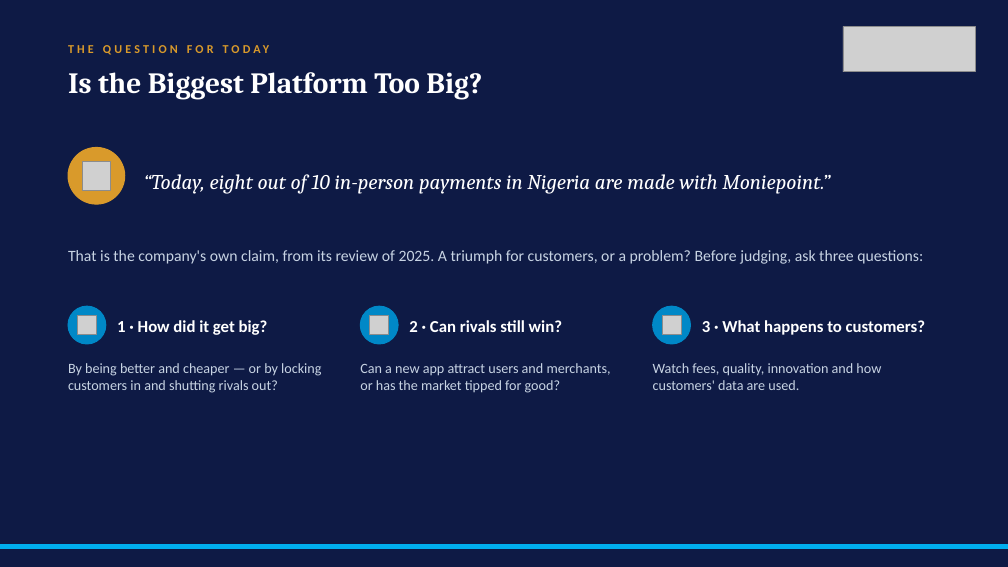
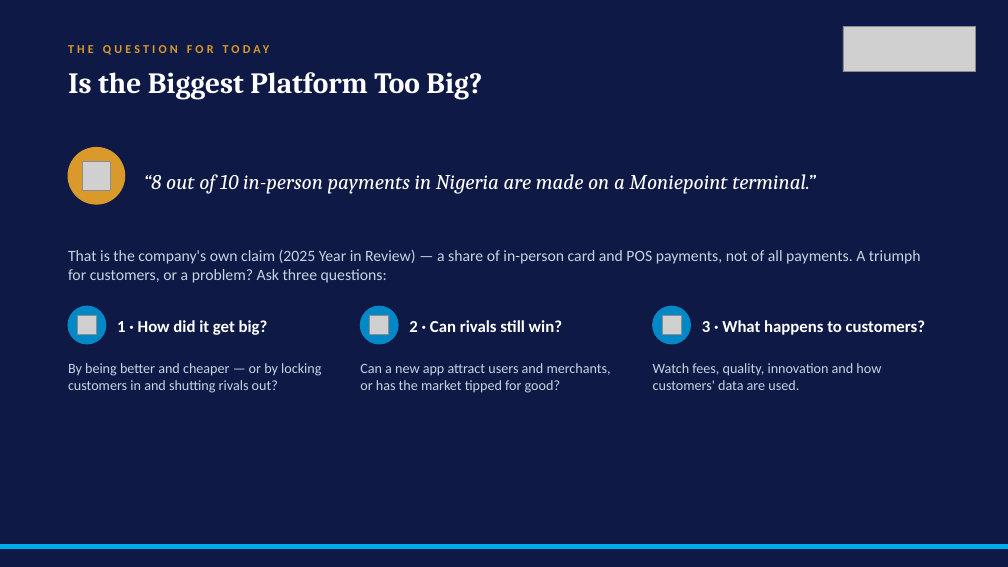
Before and after one commit to adibongo/eegb, a slide deck: slide 2 of sessions/s04/slides/EEGB_S04_Market_Structure_Platforms_Competition_Policy.pptx. Drawn at 1008x567 pixels with LibreOffice and Linux fonts; fonts in the diff are those of the drawing; grey boxes stand for pictures; background and template pictures are left out. Boxes give left, top, right and bottom in pixels: in the first picture for what was removed or moved away, otherwise in the second. Text is boxed around its words. In the diff, an @@ line names an element or a change of style, - is before the commit and + after.

```diff
--- a/sessions/s04/slides/EEGB_S04_Market_Structure_Platforms_Competition_Policy.pptx
+++ b/sessions/s04/slides/EEGB_S04_Market_Structure_Platforms_Competition_Policy.pptx
@@ text at [144, 174, 816, 194]: text changed @@
-“Today, eight out of 10 in-person payments in Nigeria are made with Moniepoint.”
+“8 out of 10 in-person payments in Nigeria are made on a Moniepoint terminal.”
@@ text at [68, 250, 921, 283]: text changed @@
-That is the company's own claim, from its review of 2025. A triumph for customers, or a problem? Before judging, ask three questions:
+That is the company's own claim (2025 Year in Review) — a share of in-person card and POS payments, not of all payments. A triumph for customers, or a problem? Ask three questions:
```
Also in this commit, not shown: 17 other slides changed, 15 other files.
